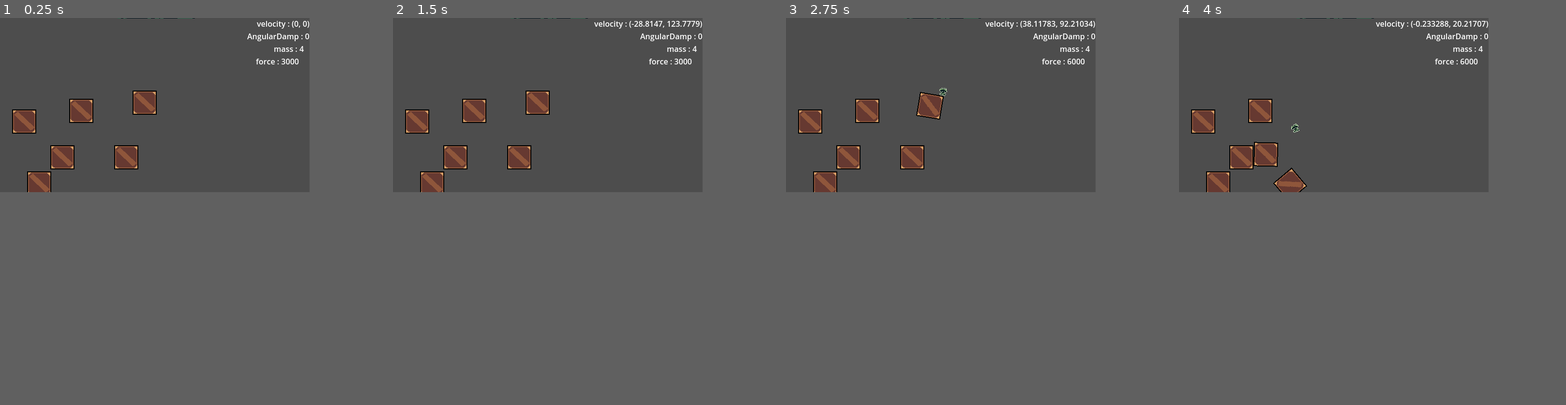
Above: before the commit, frames 1-4 (left to right).
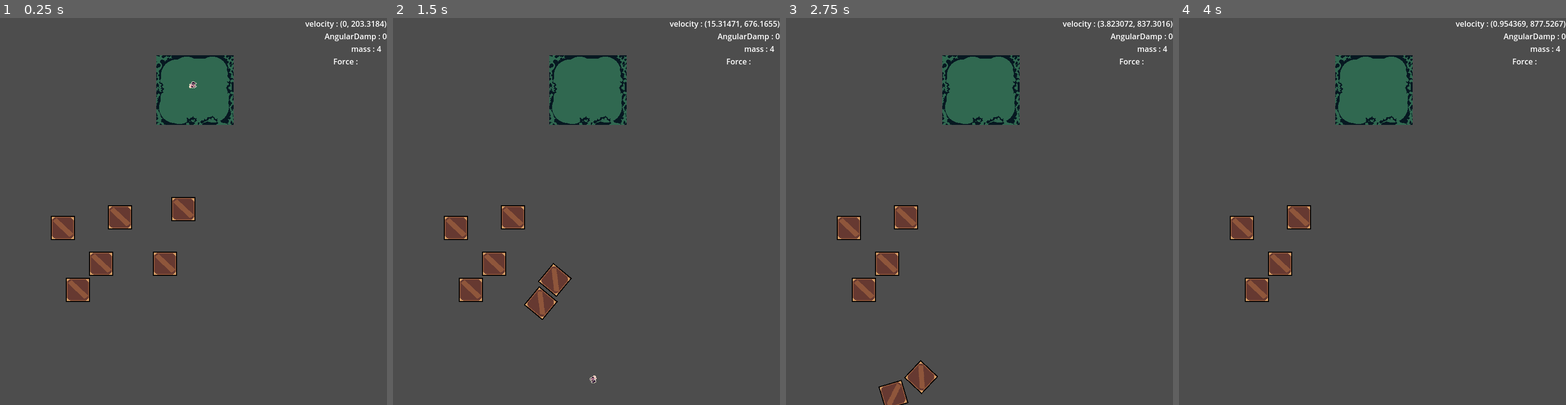
Above: after the commit, the same moments.

Repository: BozWorld/Witchy-Witch-Godot
Game: Godot game, scene res://Scene/main.tscn
Same seed, same stepped clock (60 frames per second), same inputs: the game is played once before the commit and once after it.
Inputs (mouse positions are in pixels of both pictures, inside the frame that each line leads up to):
- Up to frame 1 (0.25 s): no input
- Up to frame 2 (1.5 s): move the mouse to (617, 95) at 0.52 s; hold Shift 0.53-1.25 s; click (617, 95) at 0.67 s; drag from (485, 114) to (532, 137) at 1.27 s
- Up to frame 3 (2.75 s): move the mouse to (971, 68) at 2.02 s; hold Shift from 2.03 s (still down); click (971, 68) at 2.17 s
- Up to frame 4 (4 s): release Shift at 2.75 s; drag from (1318, 137) to (1240, 79) at 2.77 s; move the mouse to (1426, 130) at 3.52 s; hold Shift from 3.53 s (still down); click (1426, 130) at 3.67 s
In our replay, the window is 640x360 before the commit and 800x800 after it. These sizes can differ from the game's own. Grey fills any space a smaller window leaves; there, only what the larger window draws over its background counts as a difference.

The runs differ from the first frame. In frame 1, 8.9% of the frame differs, in the area x 3-100%, y 0-74%; in frame 2, 9.0%, in the area x 3-100%, y 0-95%; in frame 3, 9.0%; in frame 4, 8.2%.
Error after the commit: Invalid access to property or key 'hit_force' on a base object of type 'RigidBody2D'. (res://script/manager/main.gd:19)

Commit message:
Nouvelle spritesheet de player !!

Diff:
--- a/Scene/main.tscn
+++ b/Scene/main.tscn
@@ -1,16 +1,12 @@
 [gd_scene load_steps=5 format=3 uid="uid://t1q65wpxe8h3"]
 
 [ext_resource type="Script" path="res://script/manager/main.gd" id="1_dpc7f"]
-[ext_resource type="PackedScene" uid="uid://d16020cevmxnf" path="res://script/player/player_body.tscn" id="1_mhiy0"]
+[ext_resource type="PackedScene" uid="uid://c7mls0fxcr31r" path="res://Scene/player_body.tscn" id="1_mhiy0"]
 [ext_resource type="PackedScene" uid="uid://ci8a8udcxs6d6" path="res://Scene/obj/crate.tscn" id="3_i6ky2"]
 [ext_resource type="Texture2D" uid="uid://dfo6cfknr1f2n" path="res://assets/background/Background_ColorSwap-export.png" id="4_tdvya"]
 
 [node name="Main" type="Node2D"]
 script = ExtResource("1_dpc7f")
-
-[node name="Player_Body" parent="." instance=ExtResource("1_mhiy0")]
-position = Vector2(574, 34)
-gravity_scale = 0.0
 
 [node name="Camera2D" type="Camera2D" parent="."]
 position = Vector2(574, 323)
@@ -87,3 +83,6 @@
 z_index = -5
 position = Vector2(577, 72)
 texture = ExtResource("4_tdvya")
+
+[node name="Player_Body" parent="." instance=ExtResource("1_mhiy0")]
+position = Vector2(573, 35)
--- /dev/null
+++ b/Scene/player_body.tscn
@@ -0,0 +1,22 @@
+[gd_scene load_steps=4 format=3 uid="uid://c7mls0fxcr31r"]
+
+[ext_resource type="Script" path="res://Scene/player_body.gd" id="1_wjgs7"]
+[ext_resource type="Texture2D" uid="uid://by573dg2ethds" path="res://assets/player/Sap_Spritesheet.png" id="2_1rp38"]
+
+[sub_resource type="RectangleShape2D" id="RectangleShape2D_ix4ko"]
+size = Vector2(16, 16)
+
+[node name="Player_Body" type="RigidBody2D"]
+mass = 4.0
+linear_damp = 1.0
+script = ExtResource("1_wjgs7")
+
+[node name="SpritePlayer" type="Sprite2D" parent="."]
+texture_filter = 1
+texture = ExtResource("2_1rp38")
+hframes = 5
+vframes = 4
+frame = 2
+
+[node name="Player_Collision" type="CollisionShape2D" parent="."]
+shape = SubResource("RectangleShape2D_ix4ko")
--- a/project.godot
+++ b/project.godot
@@ -14,13 +14,12 @@
 config/description="Space to learn about physics behavior, mechanics, and 2D calculations."
 run/main_scene="res://Scene/main.tscn"
 config/features=PackedStringArray("4.2", "Mobile")
-config/icon="res://assets/UI/icon.svg"
+config/icon="res://icon.svg"
 
 [display]
 
-window/size/viewport_width=640
-window/size/viewport_height=360
-window/stretch/mode="viewport"
+window/size/viewport_width=800
+window/size/viewport_height=800
 
 [input]
 
@@ -37,3 +36,4 @@
 [rendering]
 
 textures/canvas_textures/default_texture_filter=0
+renderer/rendering_method="mobile"
Binary file added: assets/player/Sap_Spritesheet.png
Not shown, added: assets/player/Sap_Spritesheet.png.import
